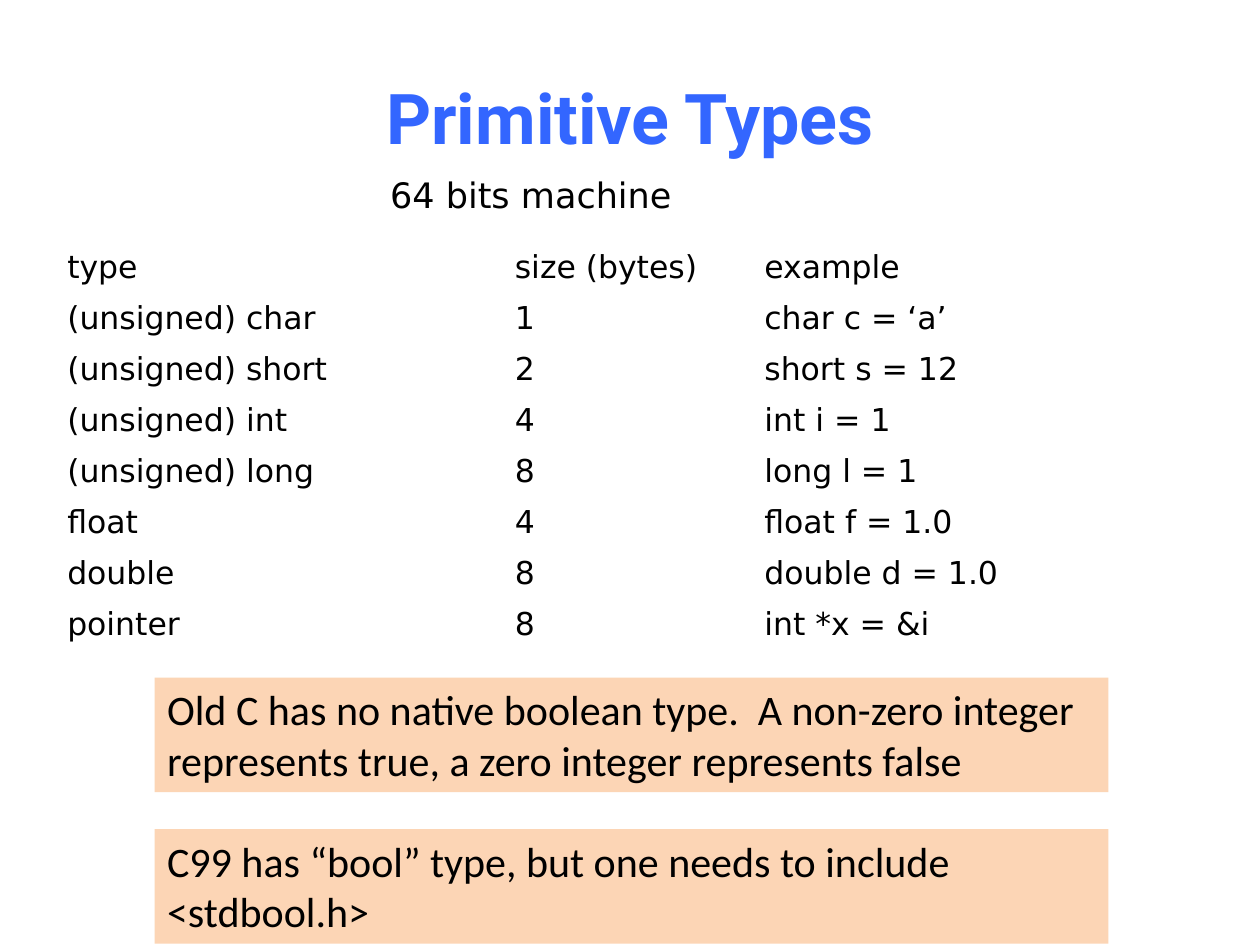
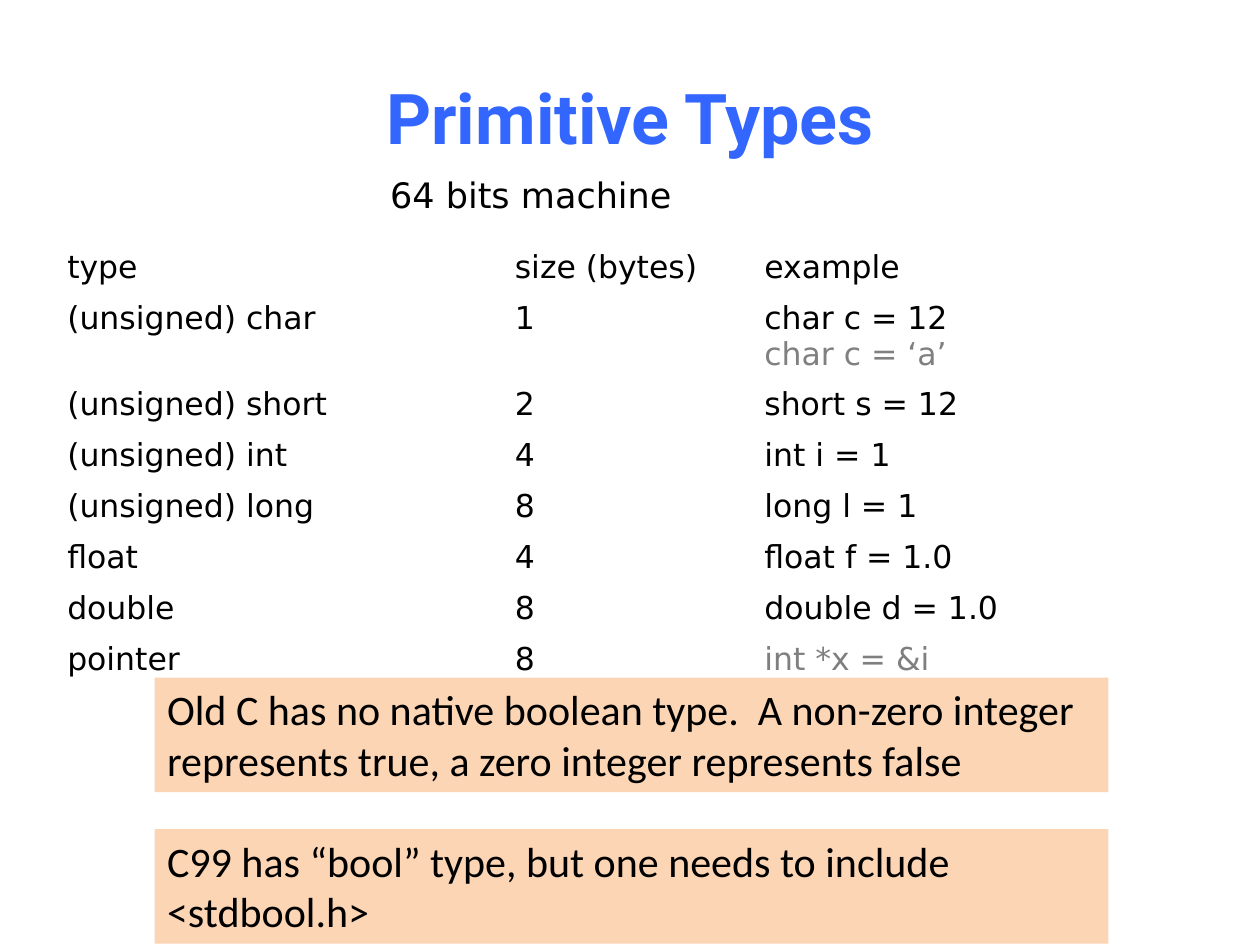
Before and after one commit to NYU-CSO/nyu-cso.github.io, a slide deck: slide 15 of notes/04-C_Basics.pptx. Drawn at 1260x945 pixels with LibreOffice and Linux fonts; fonts in the diff are those of the drawing. Boxes give left, top, right and bottom in pixels: in the first picture for what was removed or moved away, otherwise in the second. Text is boxed around its words. In the diff, an @@ line names an element or a change of style, - is before the commit and + after.

```diff
--- a/notes/04-C_Basics.pptx
+++ b/notes/04-C_Basics.pptx
@@ table at bbox=[54, 243, 1196, 689] @@
-row 2, column 3: char c = ‘a’
+row 2, column 3: char c = 12 / char c = ‘a’
@@ text colour #000000 to #7F7F7F in "int *x = &i" @@
```
Also in this commit, not shown: 6 other slides changed, 2 slides added, 1 other file.
